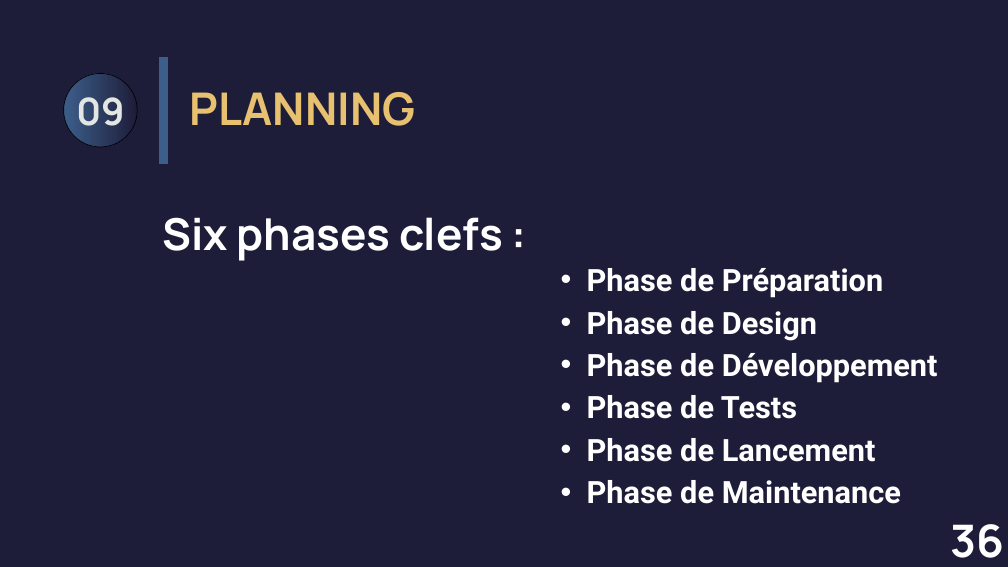
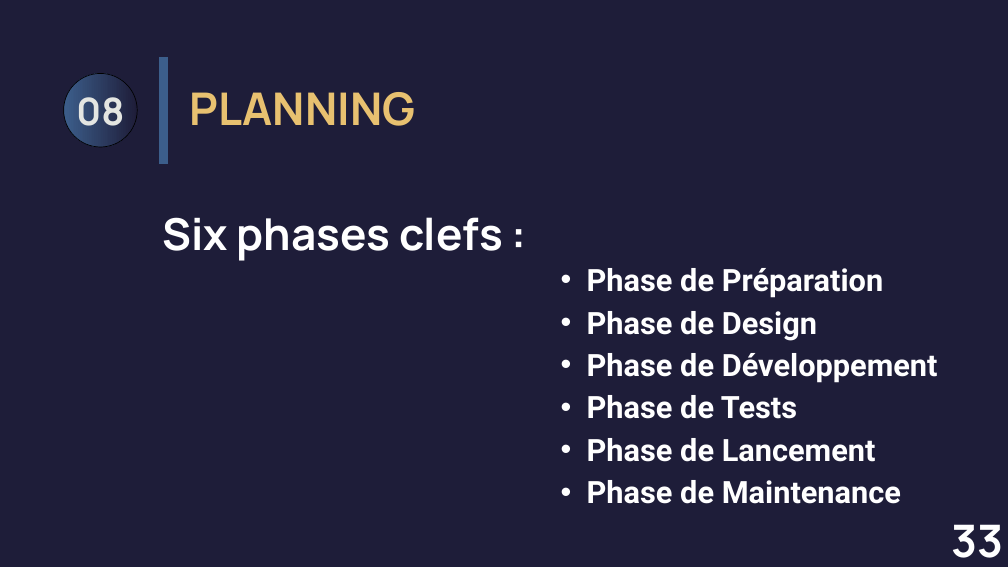
Before and after one commit to Cemus/fil-rouge-conception, a slide deck: slide 35 of Backup/Ploybout.pptx (slide 38 before the commit). Drawn at 1008x567 pixels with LibreOffice and Linux fonts; fonts in the diff are those of the drawing. Boxes give left, top, right and bottom in pixels: in the first picture for what was removed or moved away, otherwise in the second. Text is boxed around its words. In the diff, an @@ line names an element or a change of style, - is before the commit and + after.

```diff
--- a/Backup/Ploybout.pptx
+++ b/Backup/Ploybout.pptx
@@ text at (76, 91, 124, 137): text changed @@
-09
+08
@@ text at (952, 524, 1004, 558): text changed @@
-36
+33
```
Also in this commit, not shown: 3 other slides changed, 2 slides added, 2 slides removed.
